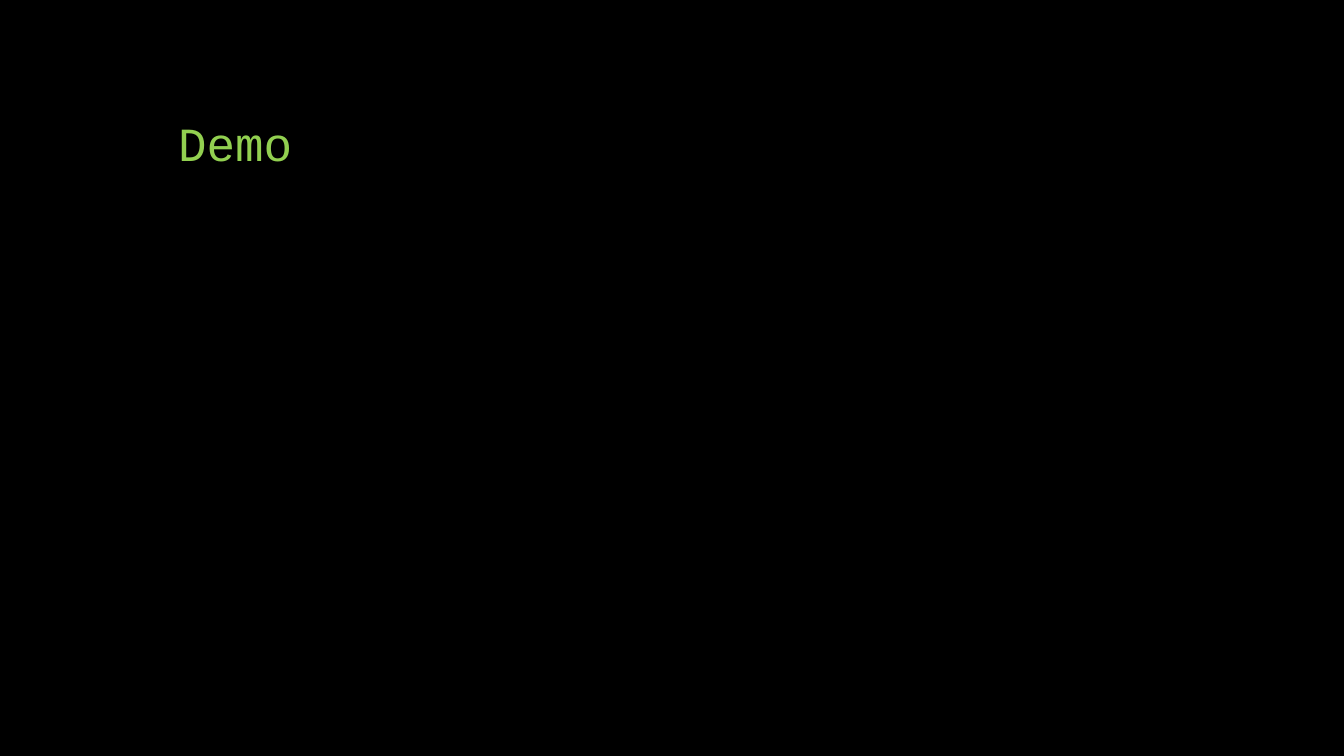
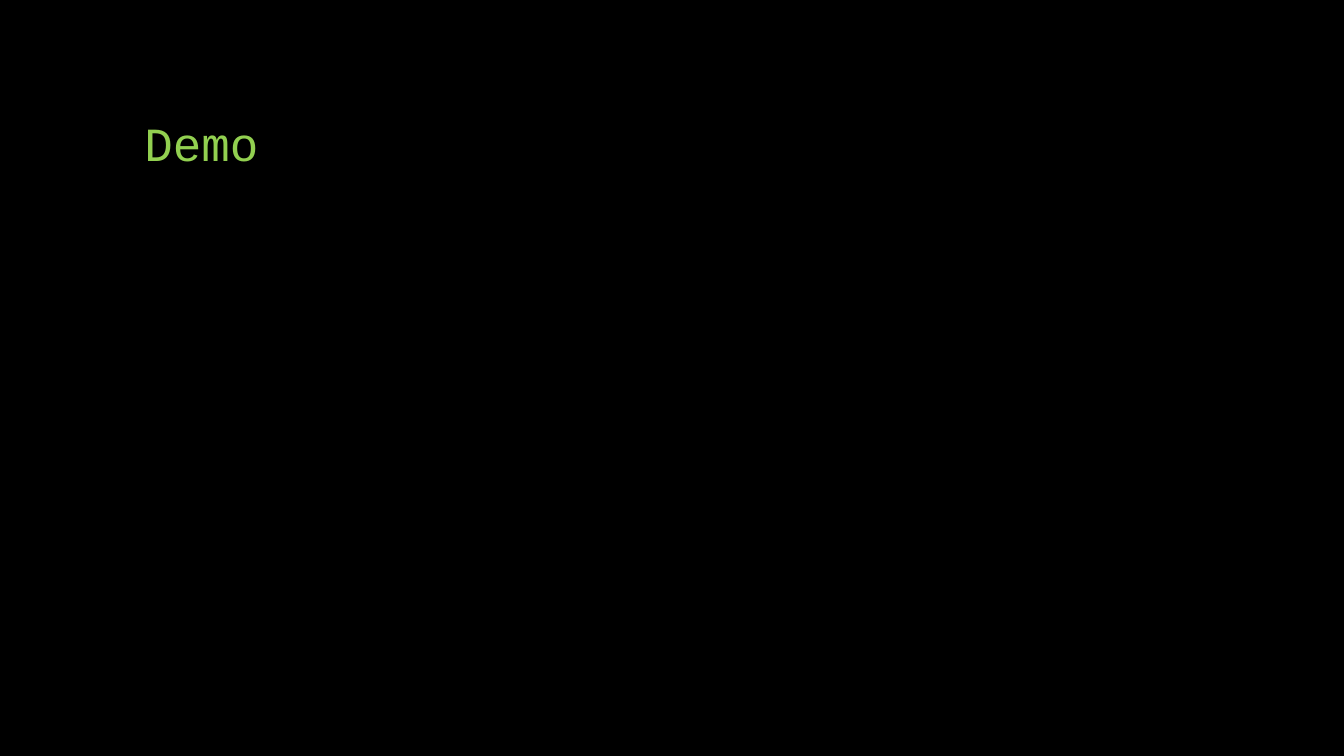
Before and after one commit to brianz123/ENEE459F_srcs, a slide deck: slide 17 of ENEE 459F Final Project.pptx (slide 15 before the commit). Drawn at 1344x756 pixels with LibreOffice and Linux fonts; fonts in the diff are those of the drawing. Boxes give left, top, right and bottom in pixels: in the first picture for what was removed or moved away, otherwise in the second. Text is boxed around its words. In the diff, an @@ line names an element or a change of style, - is before the commit and + after.

```diff
--- a/ENEE 459F Final Project.pptx
+++ b/ENEE 459F Final Project.pptx
@@ title "Demo": place and size @@
-title "Demo" at bbox=[178, 129, 292, 162]
+title "Demo" at bbox=[144, 129, 258, 162]
```
Also in this commit, not shown: 6 other slides changed, 3 slides added, 10 slides removed.
